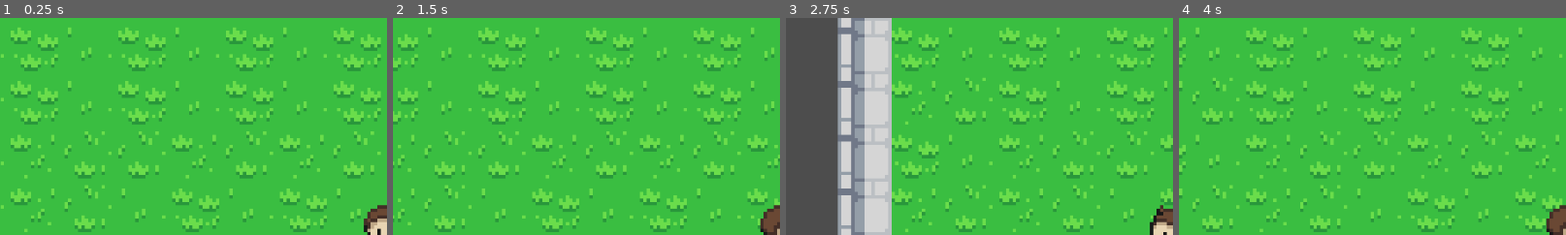
Above: before the commit, frames 1-4 (left to right).
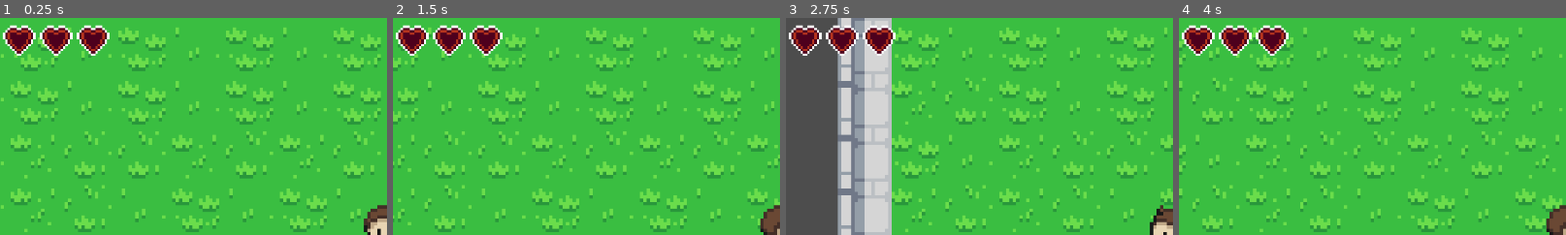
Above: after the commit, the same moments.

Repository: danielathome19/Game-Design-I
Game: Godot game, scene res://topdown.tscn
Two runs of this game, one before a commit and one after it. Both use one fixed random seed, a clock stepped at 60 frames per second and the inputs below. This scene is started directly instead of the project's main scene.
Inputs (mouse positions are % of the whole screen's width and height, from its top left):
- Up to frame 1 (0.25 s): no input
- Up to frame 2 (1.5 s): tap Enter at 0.5 s; move the mouse to (72, 45) at 0.52 s; hold Right (ui_right) 0.53-1.25 s; tap ` (toggle_gravity) at 0.6 s; click (72, 45) at 0.67 s; tap Keypad Enter (ui_accept) at 0.77 s; drag from (30, 55) to (45, 70) at 1.27 s
- Up to frame 3 (2.75 s): tap Keypad Enter (ui_accept) at 2 s; move the mouse to (60, 28) at 2.02 s; hold Left (ui_left) from 2.03 s (still down); tap ` (toggle_gravity) at 2.1 s
- Up to frame 4 (4 s): release Left (ui_left) at 2.75 s; drag from (45, 70) to (20, 35) at 2.77 s; tap Keypad Enter (ui_accept) at 3.5, 3.77 s; move the mouse to (80, 65) at 3.52 s; hold Right (ui_right) from 3.53 s (still down); tap ` (toggle_gravity) at 3.6 s
The pictures show only the part of the screen within x 0-50%, y 0-50%; the shares and areas given below are measured in that part.

The runs differ from the first frame. In frame 1, 2.5% of the frame differs, in the area x 0-29%, y 3-18%; in frame 2, 2.5%; in frame 3, 2.4%; in frame 4, 2.5%.

Commit message:
Update 11/9

Diff:
--- /dev/null
+++ b/PlayerHUD.gd
@@ -0,0 +1,41 @@
+extends CanvasLayer
+
+@onready var player = get_tree().get_first_node_in_group("Player")
+@onready var hearts = $PlayerHealth/Hearts
+
+const HEART_ROW_SIZE = 10
+const HEART_OFFSET = 16
+
+func create_heart():
+	var n_heart = Sprite2D.new()
+	n_heart.texture = hearts.texture
+	n_heart.hframes = hearts.hframes
+	n_heart.vframes = hearts.vframes
+	n_heart.frame = 8
+	hearts.add_child(n_heart)
+
+
+func draw_hearts():
+	for heart in hearts.get_children():
+		hearts.remove_child(heart)
+	for i in range(int(player.data.max_health) / 20):
+		create_heart()  # 1 heart per 20 hp
+
+
+func _ready():
+	draw_hearts()
+	pass
+
+
+func _process(delta):
+	var p_health = player.data.health
+	var full_hearts = floor(p_health / 20)
+	var remainder = int(p_health) % 20
+
+	for heart in hearts.get_children():
+		var index = heart.get_index()
+		var x = (index % HEART_ROW_SIZE) * HEART_OFFSET
+		var y = (index / HEART_ROW_SIZE) * HEART_OFFSET
+		heart.position = Vector2(x, y)
+
+	pass
--- a/TDplayer.gd
+++ b/TDplayer.gd
@@ -3,13 +3,23 @@
 
 const SPEED = 100.0  # 80.0
 # const JUMP_VELOCITY = -400.0
+const MAX_OBTAINABLE_HEALTH = 400.0
+
+@export var data = {
+	"max_health": 60.0,  # 20hp per heart; 5 per fraction
+	"health": 60.0,      # Min 60 Max 400
+}
+
 var inertia = Vector2()
 var look_direction = Vector2.DOWN  # (0, 1)
 
 var menu_scene = preload("res://my_gui.tscn")
 var menu_instance = null
 
+@onready var p_HUD = get_tree().get_first_node_in_group("HUD")
+
 func _ready():
+	p_HUD.show()
 	menu_instance = menu_scene.instantiate()
 	get_tree().get_root().add_child.call_deferred(menu_instance)
 	menu_instance.hide()
--- /dev/null
+++ b/player_hud.tscn
@@ -0,0 +1,21 @@
+[gd_scene load_steps=3 format=3 uid="uid://b7qq1nnbajubm"]
+
+[ext_resource type="Script" path="res://PlayerHUD.gd" id="1_5lx6a"]
+[ext_resource type="Texture2D" uid="uid://dtnqtho13efkg" path="res://assets/objects.png" id="2_3ne2h"]
+
+[node name="PlayerHUD" type="CanvasLayer"]
+script = ExtResource("1_5lx6a")
+
+[node name="PlayerHealth" type="Control" parent="."]
+layout_mode = 3
+anchors_preset = 0
+offset_right = 515.0
+offset_bottom = 128.0
+
+[node name="Hearts" type="Sprite2D" parent="PlayerHealth"]
+position = Vector2(32, 32)
+scale = Vector2(3.4375, 3.4375)
+texture = ExtResource("2_3ne2h")
+hframes = 33
+vframes = 20
+frame = 8
--- a/project.godot
+++ b/project.godot
@@ -14,6 +14,10 @@
 run/main_scene="res://control.tscn"
 config/features=PackedStringArray("4.1", "GL Compatibility")
 config/icon="res://icon.svg"
+
+[debug]
+
+gdscript/warnings/integer_division=0
 
 [input]
 
--- a/topdown.tscn
+++ b/topdown.tscn
@@ -1,8 +1,9 @@
-[gd_scene load_steps=23 format=3 uid="uid://ddmvav1bb578u"]
+[gd_scene load_steps=24 format=3 uid="uid://ddmvav1bb578u"]
 
 [ext_resource type="Script" path="res://TDplayer.gd" id="1_p3ntv"]
 [ext_resource type="Texture2D" uid="uid://bh8sikskasvng" path="res://assets/character.png" id="2_d0qce"]
 [ext_resource type="Texture2D" uid="uid://dnkupr0omy28t" path="res://assets/Overworld.png" id="3_d3o4y"]
+[ext_resource type="PackedScene" uid="uid://b7qq1nnbajubm" path="res://player_hud.tscn" id="4_b6fsv"]
 
 [sub_resource type="CapsuleShape2D" id="CapsuleShape2D_4wur7"]
 radius = 7.0
@@ -3316,7 +3317,7 @@
 
 [node name="topdown" type="Node2D"]
 
-[node name="TDplayer" type="CharacterBody2D" parent="."]
+[node name="TDplayer" type="CharacterBody2D" parent="." groups=["Player"]]
 z_index = 1
 script = ExtResource("1_p3ntv")
 
@@ -3342,3 +3343,6 @@
 layer_1/y_sort_origin = 0
 layer_1/z_index = 0
 layer_1/tile_data = PackedInt32Array(2, 1441794, 9)
+
+[node name="PlayerHUD" parent="." groups=["HUD"] instance=ExtResource("4_b6fsv")]
+visible = false
